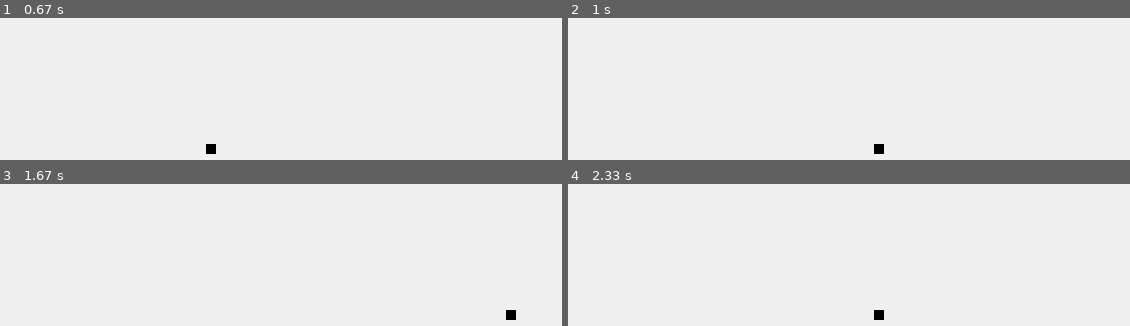
Above: before the commit, frames 1-4 (two rows, left to right).
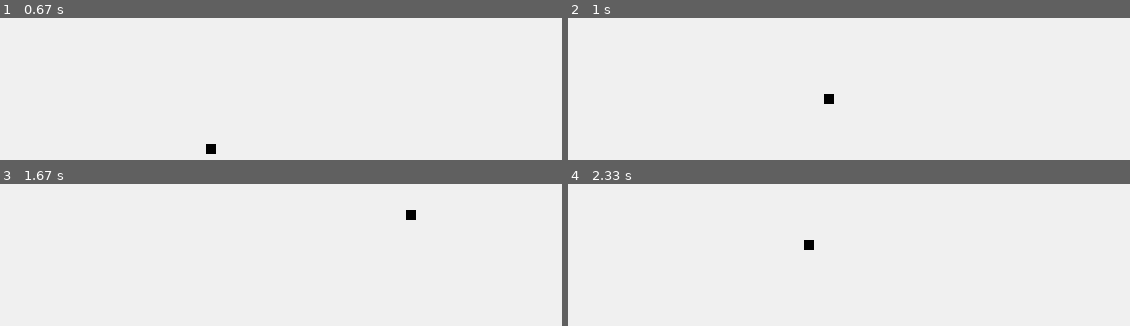
Above: after the commit, the same moments.

Repository: Toranian/PyGame-Slither
Game: pygame game, started from Main.py
Two runs of this game, one before a commit and one after it. Both use one fixed random seed, a clock stepped at 60 frames per second and the inputs below.
Inputs:
- Up to frame 1 (0.67 s): hold D from 0.33 s (still down)
- Up to frame 2 (1 s): release D at 0.8 s; hold W from 0.83 s (still down)
- Up to frame 3 (1.67 s): release W at 1.13 s; hold D 1.17-1.63 s
- Up to frame 4 (2.33 s): hold A 1.67-2.2 s; hold S from 2.23 s (still down)

Frame 1 is identical in both runs. In frame 2, 0.3% of the frame differs, in the area x 45-57%, y 53-96%; in frame 3, 0.3%; in frame 4, 0.3%.

Commit message:
Added movement on the Y axis and border for Y

Diff:
--- a/Main.py
+++ b/Main.py
@@ -12,7 +12,9 @@
 
 lead_x = 300
 lead_y = 300
+
 lead_x_change = 0
+lead_y_change = 0
 
 clock = pygame.time.Clock()
 
@@ -27,8 +29,16 @@
         if event.type == pygame.KEYDOWN:
             if event.key == pygame.K_a:
                 lead_x_change = -10
-            if event.key == pygame.K_d:
+                lead_y_change = 0
+            elif event.key == pygame.K_d:
                 lead_x_change = 10
+                lead_y_change = 0
+            elif event.key == pygame.K_w:
+                lead_y_change = -10
+                lead_x_change = 0
+            elif event.key == pygame.K_s:
+                lead_y_change = 10
+                lead_x_change = 0
 
     # Border detections
     if lead_x >= WIDTH:
@@ -36,7 +46,13 @@
     elif lead_x == 0:
         lead_x = WIDTH
 
+    if lead_y >= HEIGHT:
+        lead_y = 0
+    elif lead_y == 0:
+        lead_y = HEIGHT
+
     lead_x += lead_x_change
+    lead_y += lead_y_change
     gameDisplay.fill(WHITE)
     pygame.draw.rect(gameDisplay, BLACK, [lead_x, lead_y, 10, 10])
     pygame.display.update()
